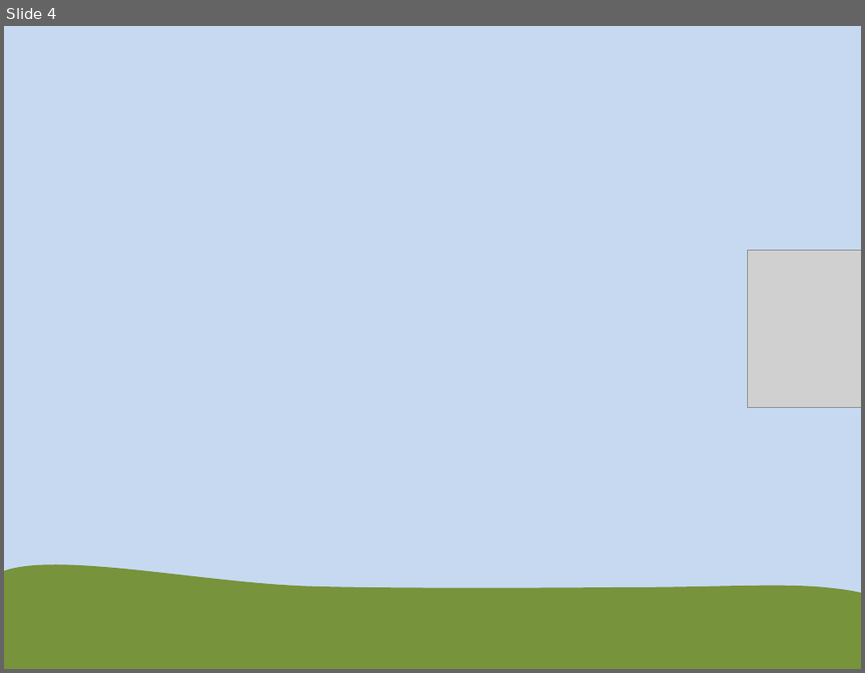
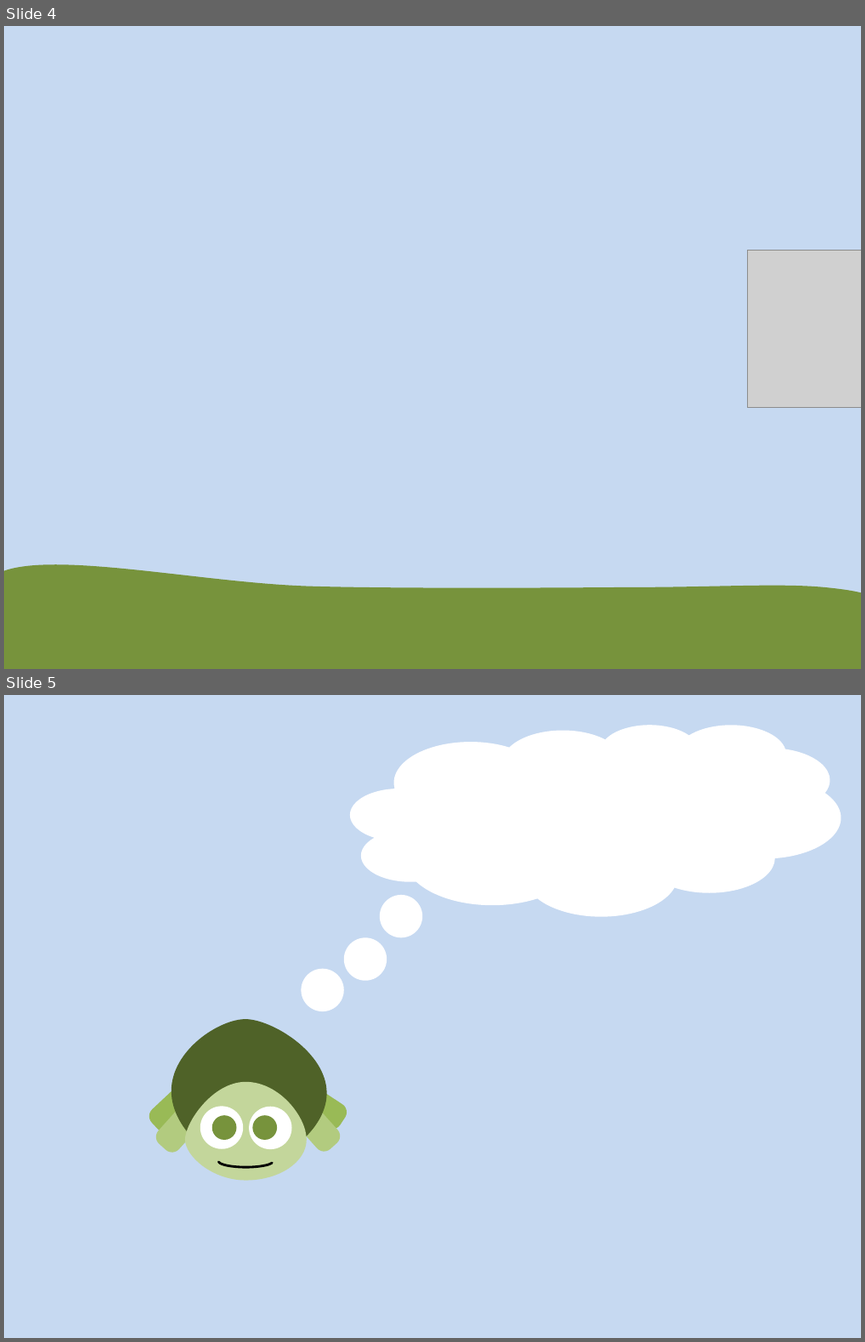
Before and after one commit to gustavoFG28/Ludit, a slide deck: Historias/fundos.pptx. Shown one above the other, each under a label of ours: slide 4 before the commit, slides 4 and 5 after it. The pictures are 865x673 and 865x1342 pixels, drawn with LibreOffice and Linux fonts; fonts in the diff are those of the drawing; grey boxes stand for pictures. Boxes give left, top, right and bottom in pixels: in the first picture for what was removed or moved away, otherwise in the second. Text is boxed around its words. In the diff, an @@ line names an element or a change of style, - is before the commit and + after.

```diff
--- a/Historias/fundos.pptx
+++ b/Historias/fundos.pptx
@@ slide 5 added at (4,695,861,1338), background #C6D9F1 @@
@@ cloud added at (350,724,840,916), fill #FFFFFF @@
@@ ellipse added at (380,895,422,937), fill #FFFFFF @@
@@ ellipse added at (344,937,387,981), fill #FFFFFF @@
@@ ellipse added at (302,969,344,1011), fill #FFFFFF @@
@@ group added at (146,1019,350,1180): 4 rounded rectangles, 4 ellipses, 2 freeform shapes, 1 arch (boxed as its full ring) @@
```
Also in this commit, not shown: 1 slide changed.
